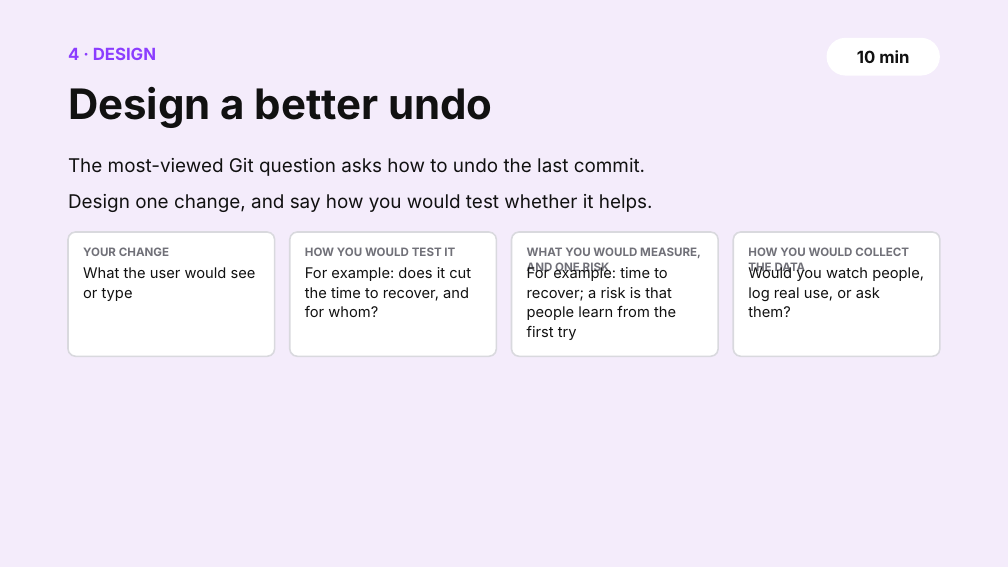
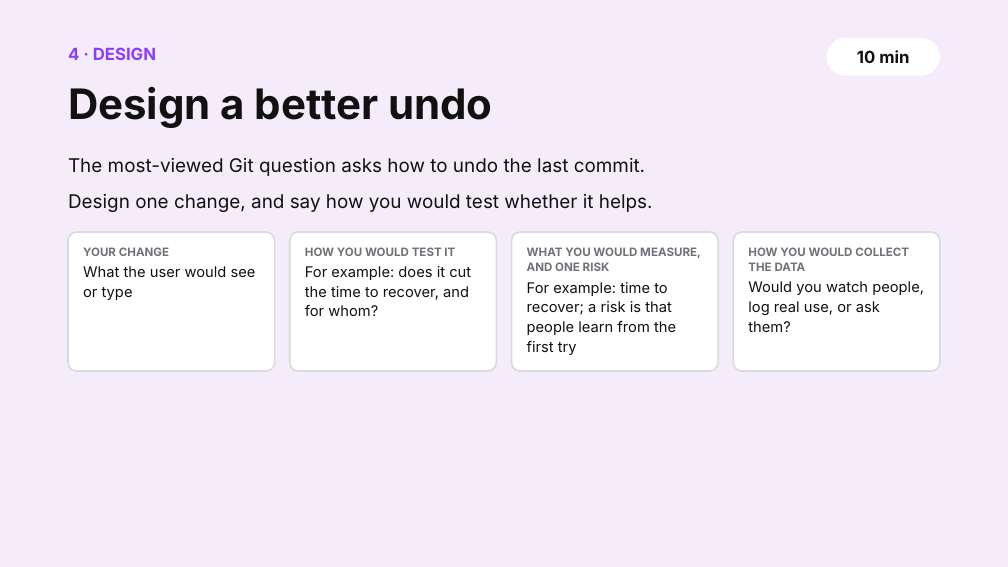
Before and after one commit to shubham3-ucb/cs294-pl, a slide deck: slide 15 of slides/thursday_app.pptx. Drawn at 1008x567 pixels with LibreOffice and Linux fonts; fonts in the diff are those of the drawing. Boxes give left, top, right and bottom in pixels: in the first picture for what was removed or moved away, otherwise in the second. Text is boxed around its words. In the diff, an @@ line names an element or a change of style, - is before the commit and + after.

```diff
--- a/slides/thursday_app.pptx
+++ b/slides/thursday_app.pptx
@@ rounded rectangle resized from (x1=68, y1=232, x2=274, y2=356) to (x1=68, y1=232, x2=274, y2=371) @@
@@ rounded rectangle resized from (x1=290, y1=232, x2=496, y2=356) to (x1=290, y1=232, x2=496, y2=371) @@
@@ rounded rectangle resized from (x1=512, y1=232, x2=718, y2=356) to (x1=512, y1=232, x2=718, y2=371) @@
@@ rounded rectangle resized from (x1=734, y1=232, x2=940, y2=356) to (x1=734, y1=232, x2=940, y2=371) @@
@@ text "For example: time to recover; ..." moved from (x1=527, y1=265, x2=676, y2=340) to (x1=527, y1=282, x2=676, y2=355) @@
@@ text "Would you watch people, log ..." moved from (x1=748, y1=265, x2=924, y2=317) to (x1=748, y1=281, x2=924, y2=332) @@
```
Also in this commit, not shown: 5 other slides changed, 16 other files.
